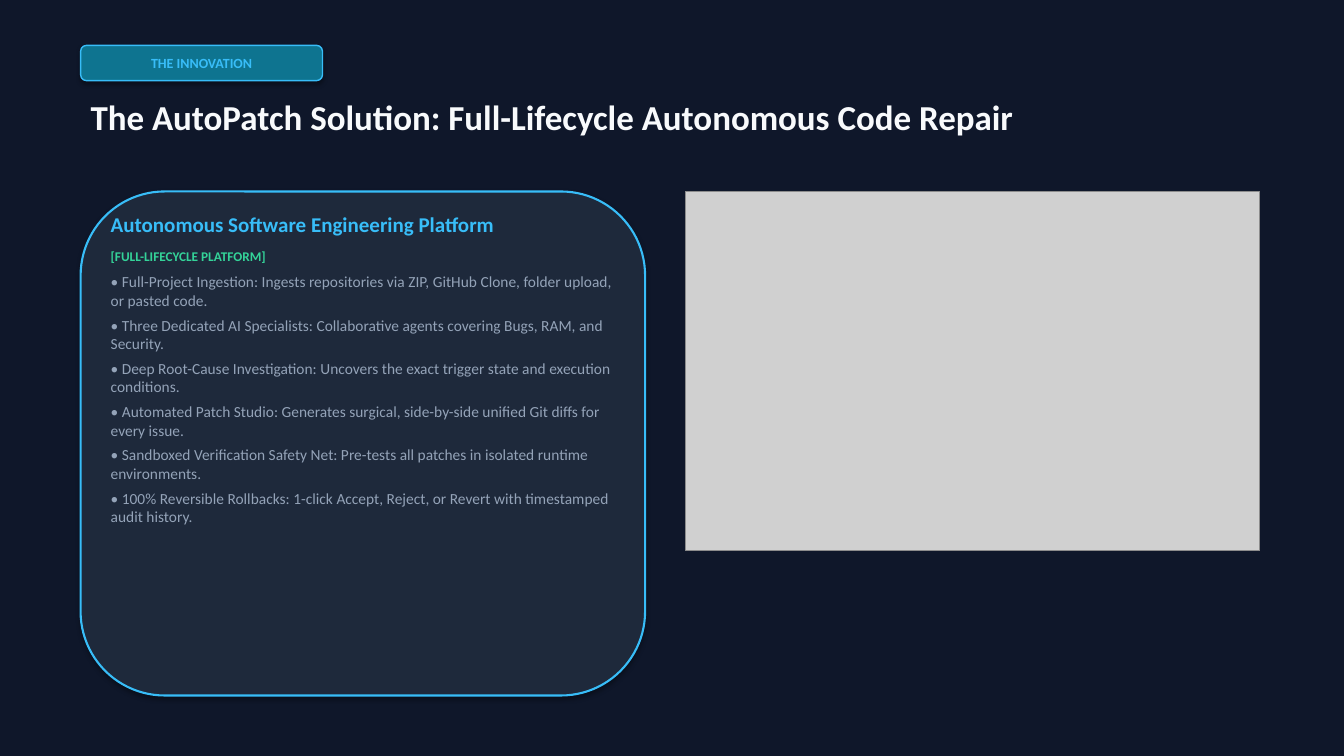
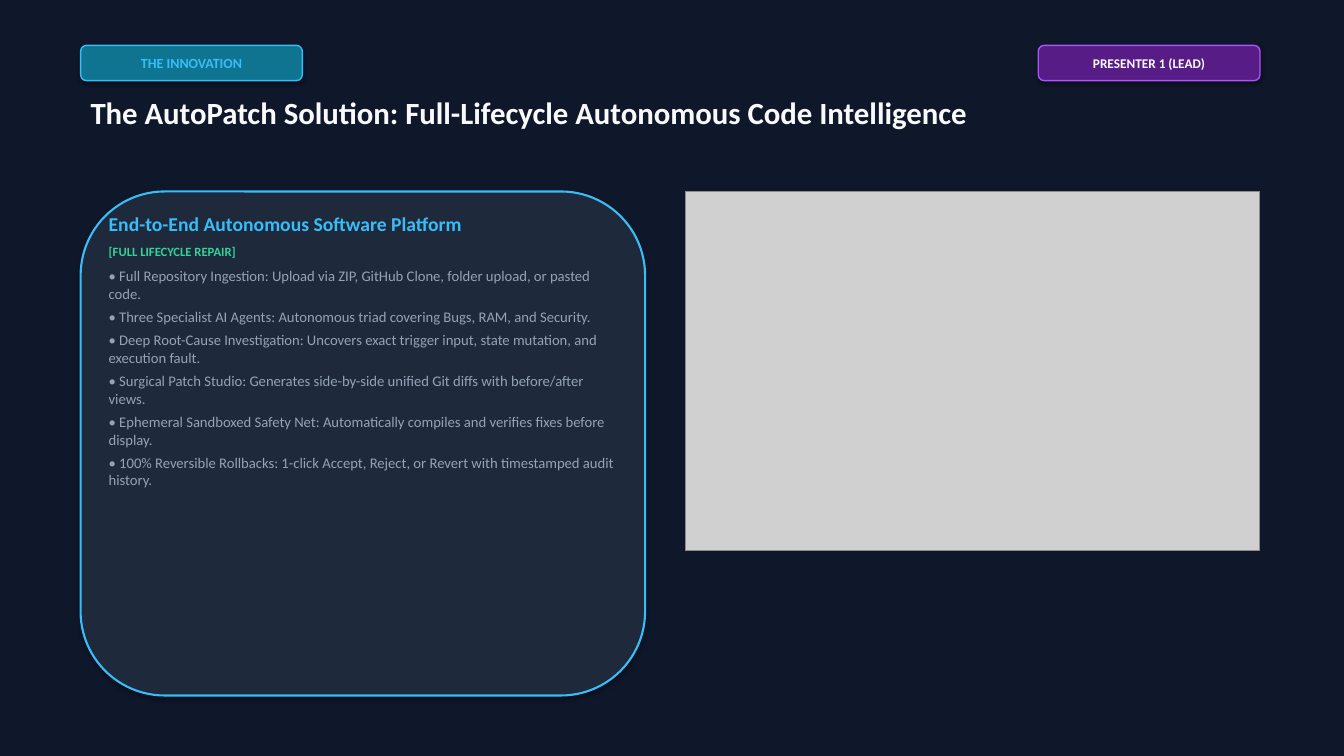
Before and after one commit to Bhimannapng/AutoPatch, a slide deck: slide 3 of AutoPatch_Presentation.pptx. Drawn at 1344x756 pixels with LibreOffice and Linux fonts; fonts in the diff are those of the drawing; grey boxes stand for pictures. Boxes give left, top, right and bottom in pixels: in the first picture for what was removed or moved away, otherwise in the second. Text is boxed around its words. In the diff, an @@ line names an element or a change of style, - is before the commit and + after.

```diff
--- a/AutoPatch_Presentation.pptx
+++ b/AutoPatch_Presentation.pptx
@@ rounded rectangle "THE INNOVATION" resized from (x1=81, y1=45, x2=323, y2=81) to (x1=81, y1=45, x2=302, y2=81) @@
@@ rounded rectangle added at (x1=1038, y1=45, x2=1260, y2=81), fill #581C87, outline #A855F7 1 pt, 9.5 pt, text #F8FAFC, bold @@
+PRESENTER 1 (LEAD)
@@ text at (x1=91, y1=102, x2=966, y2=130): text changed; size 25 to 22 pt @@
-The AutoPatch Solution: Full-Lifecycle Autonomous Code Repair
+The AutoPatch Solution: Full-Lifecycle Autonomous Code Intelligence
@@ text at (x1=109, y1=217, x2=605, y2=447): text changed; size 11 to 10.5 pt @@
-Autonomous Software Engineering Platform
-[FULL-LIFECYCLE PLATFORM]
-• Full-Project Ingestion: Ingests repositories via ZIP, GitHub Clone, folder upload, or pasted code.
-• Three Dedicated AI Specialists: Collaborative agents covering Bugs, RAM, and Security.
-• Deep Root-Cause Investigation: Uncovers the exact trigger state and execution conditions.
-• Automated Patch Studio: Generates surgical, side-by-side unified Git diffs for every issue.
-• Sandboxed Verification Safety Net: Pre-tests all patches in isolated runtime environments.
+End-to-End Autonomous Software Platform
+[FULL LIFECYCLE REPAIR]
+• Full Repository Ingestion: Upload via ZIP, GitHub Clone, folder upload, or pasted code.
+• Three Specialist AI Agents: Autonomous triad covering Bugs, RAM, and Security.
+• Deep Root-Cause Investigation: Uncovers exact trigger input, state mutation, and execution fault.
+• Surgical Patch Studio: Generates side-by-side unified Git diffs with before/after views.
+• Ephemeral Sandboxed Safety Net: Automatically compiles and verifies fixes before display.
@@ text at (x1=109, y1=458, x2=614, y2=487): size 11 to 10.5 pt in "• 100% Reversible Rollbacks: 1-click Accept, Reject, ..." @@
```
Also in this commit, not shown: 6 other slides changed, 3 slides added, 3 slides removed, 16 other files.
